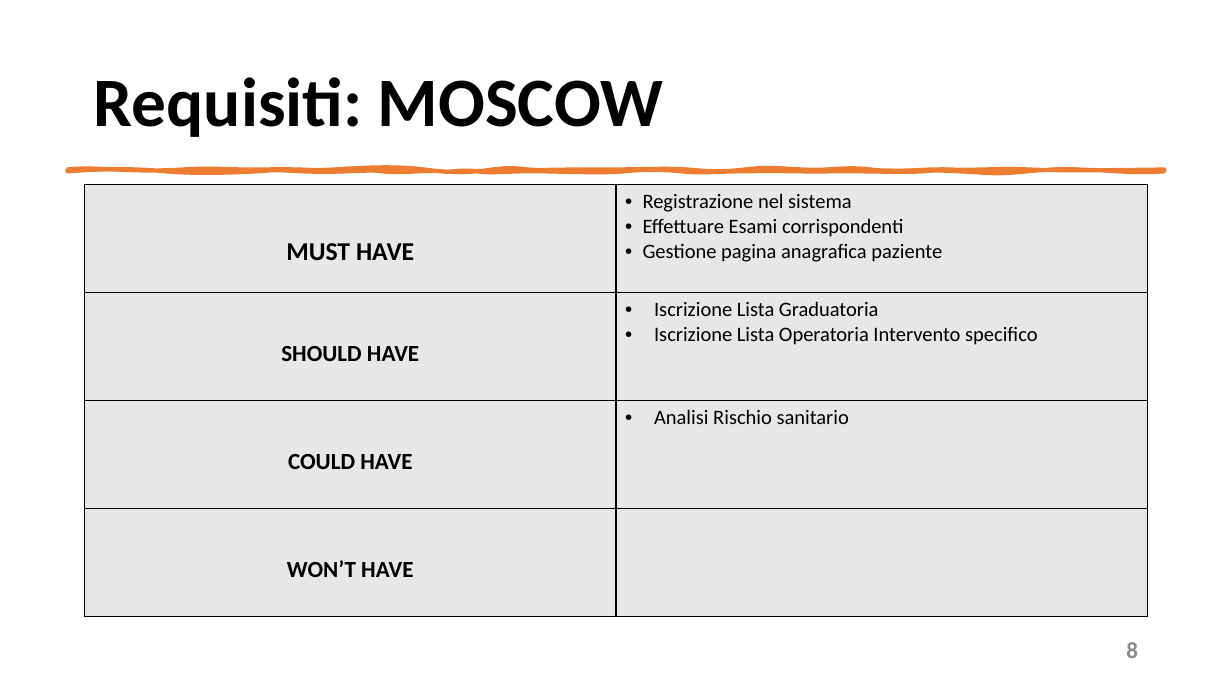
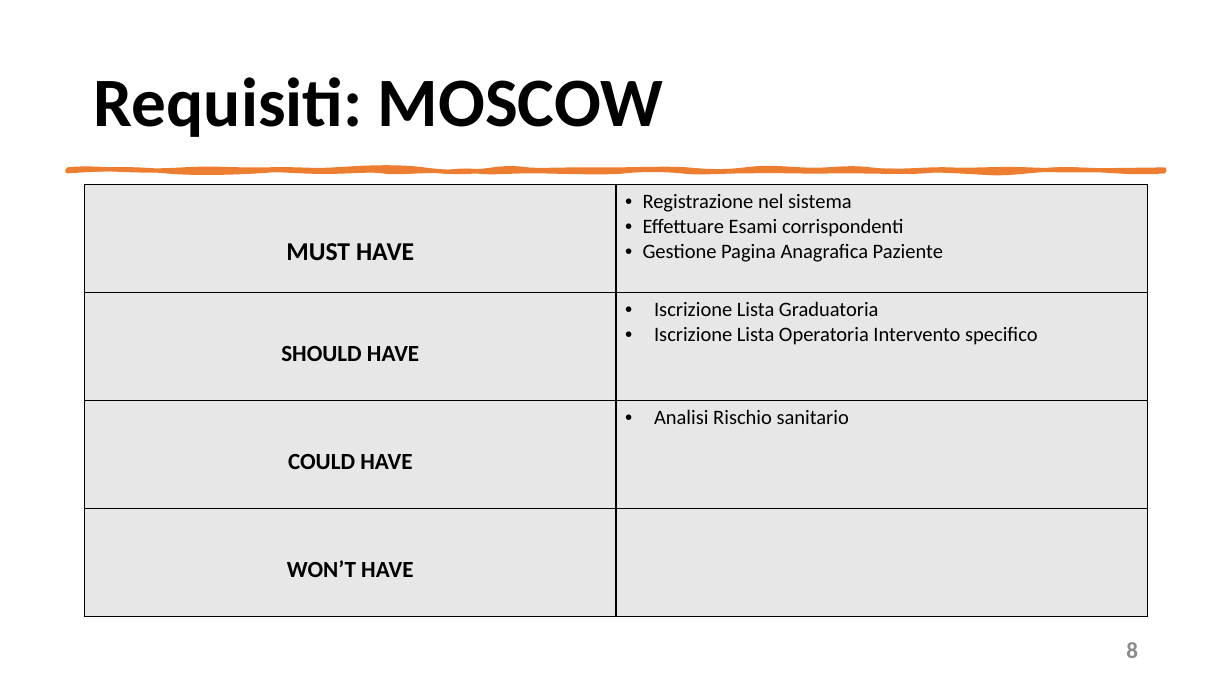
Before and after one commit to mangilimatteo/Progetto_Ingegneria_Software_Cattaneo_Mangili_Saini, a slide deck: slide 8 of Presentazione_Progetto.pptx. Drawn at 1232x693 pixels with LibreOffice and Linux fonts; fonts in the diff are those of the drawing. Boxes give left, top, right and bottom in pixels: in the first picture for what was removed or moved away, otherwise in the second. Text is boxed around its words. In the diff, an @@ line names an element or a change of style, - is before the commit and + after.

```diff
--- a/Presentazione_Progetto.pptx
+++ b/Presentazione_Progetto.pptx
@@ table at (x1=85, y1=185, x2=1148, y2=616) @@
-row 1, column 2: Registrazione nel sistema / Effettuare Esami corrispondenti / Gestione pagina anagrafica paziente
+row 1, column 2: Registrazione nel sistema / Effettuare Esami corrispondenti / Gestione Pagina Anagrafica Paziente
```
Also in this commit, not shown: 3 other slides changed.
